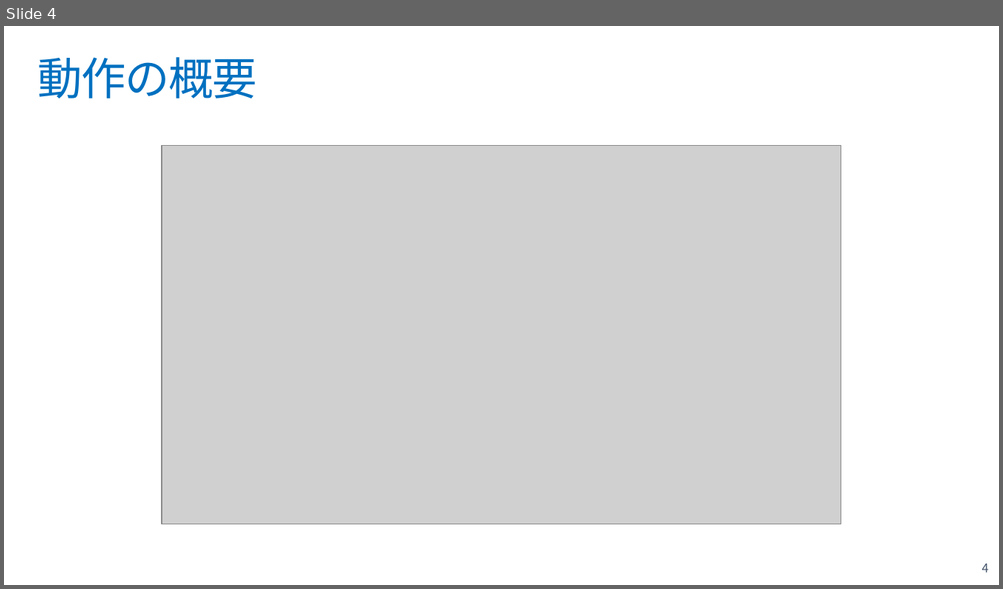
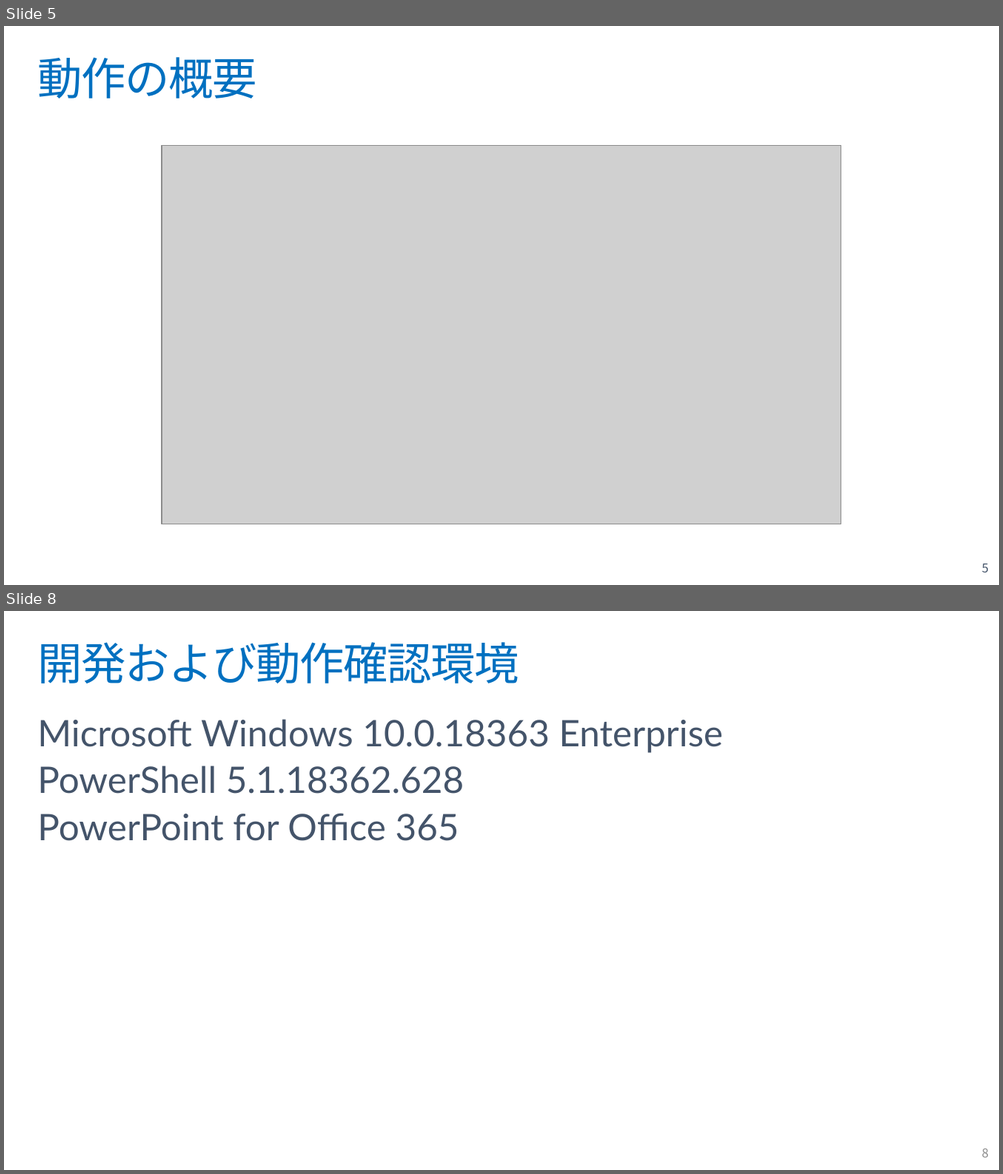
Before and after one commit to ayuina/ppt-auto-presentation, a slide deck: how-to-use.pptx. Shown one above the other, each under a label of ours: slide 4 before the commit, slides 5 and 8 after it; the slides between them are not shown. The pictures are 1003x589 and 1003x1174 pixels, drawn with LibreOffice and Linux fonts; fonts in the diff are those of the drawing; grey boxes stand for pictures; background and template pictures are left out. Boxes give left, top, right and bottom in pixels: in the first picture for what was removed or moved away, otherwise in the second. Text is boxed around its words. In the diff, an @@ line names an element or a change of style, - is before the commit and + after.

```diff
--- a/how-to-use.pptx
+++ b/how-to-use.pptx
@@ slide 8 added at [4,611,999,1170], background #FFFFFF @@
@@ title added at [37,642,519,684], 44 pt, text #0070C0 @@
+開発および動作確認環境
@@ text added at [37,719,723,841], 36 pt, text #44546A @@
+Microsoft Windows 10.0.18363 Enterprise
+PowerShell 5.1.18362.628
+PowerPoint for Office 365
@@ page number added at [982,1149,988,1158], 12 pt, text #8C8C8C @@
+8
@@ what was slide 4 is now slide 5 @@
@@ page number at [982,564,988,573]: text changed @@
-4
+5
```
Also in this commit, not shown: 2 slides changed, 4 other slides added.
